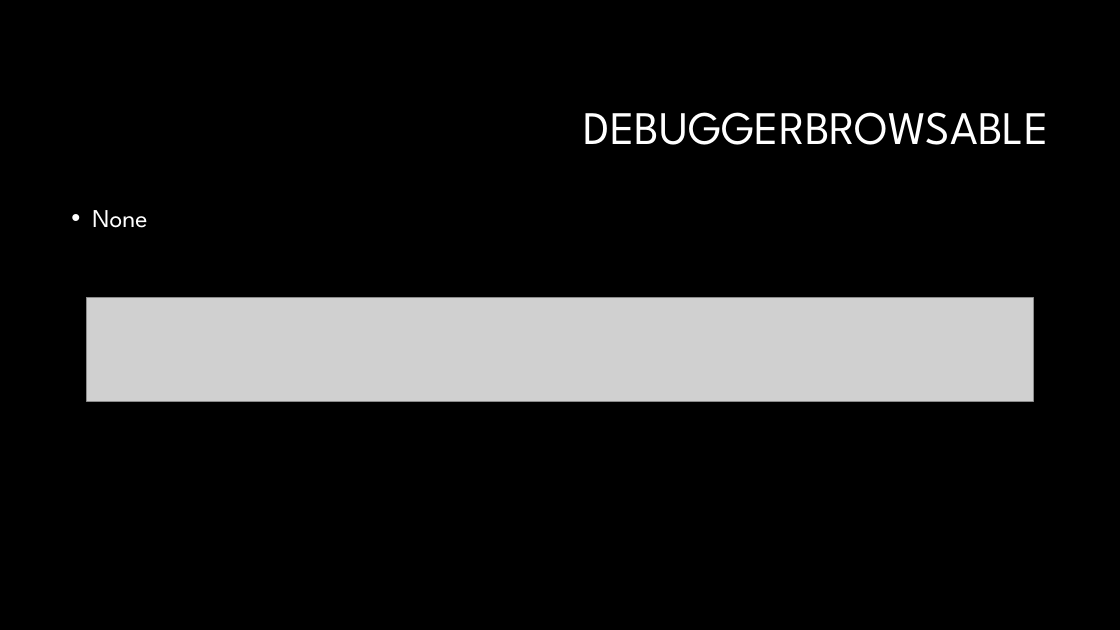
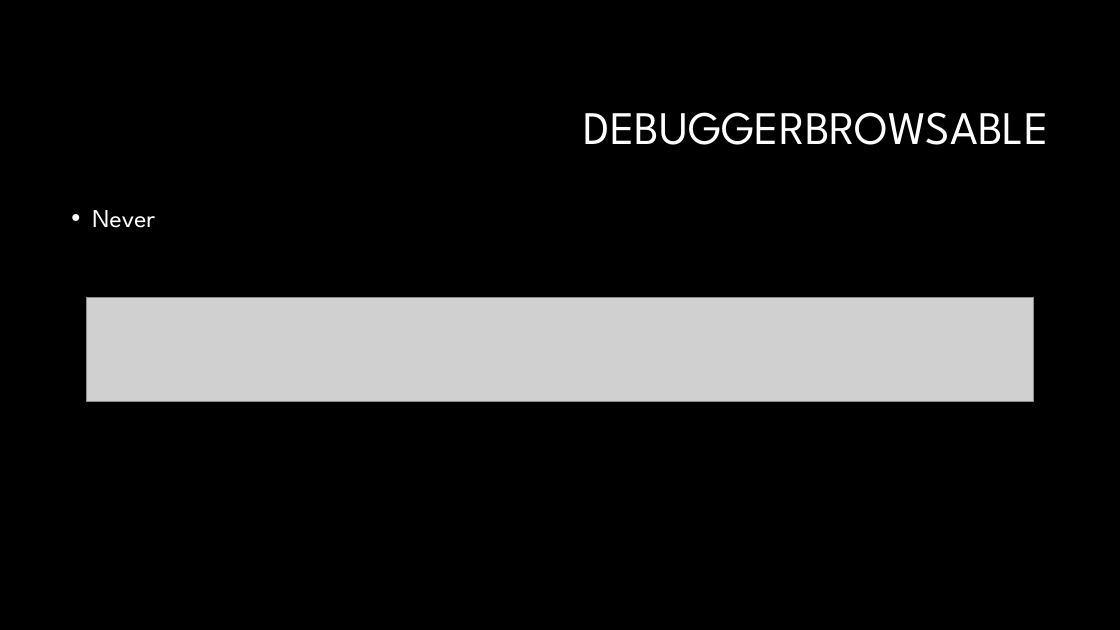
Before and after one commit to GBPhilip/Debugging, a slide deck: slide 14 of Debugging1.pptx (slide 15 before the commit). Drawn at 1120x630 pixels with LibreOffice and Linux fonts; fonts in the diff are those of the drawing; grey boxes stand for pictures; background and template pictures are left out. Boxes give left, top, right and bottom in pixels: in the first picture for what was removed or moved away, otherwise in the second. Text is boxed around its words. In the diff, an @@ line names an element or a change of style, - is before the commit and + after.

```diff
--- a/Debugging1.pptx
+++ b/Debugging1.pptx
@@ text at box(92, 210, 155, 228): text changed @@
-• None
+• Never
```
Also in this commit, not shown: 10 other slides changed, 2 slides removed, 8 other files.
